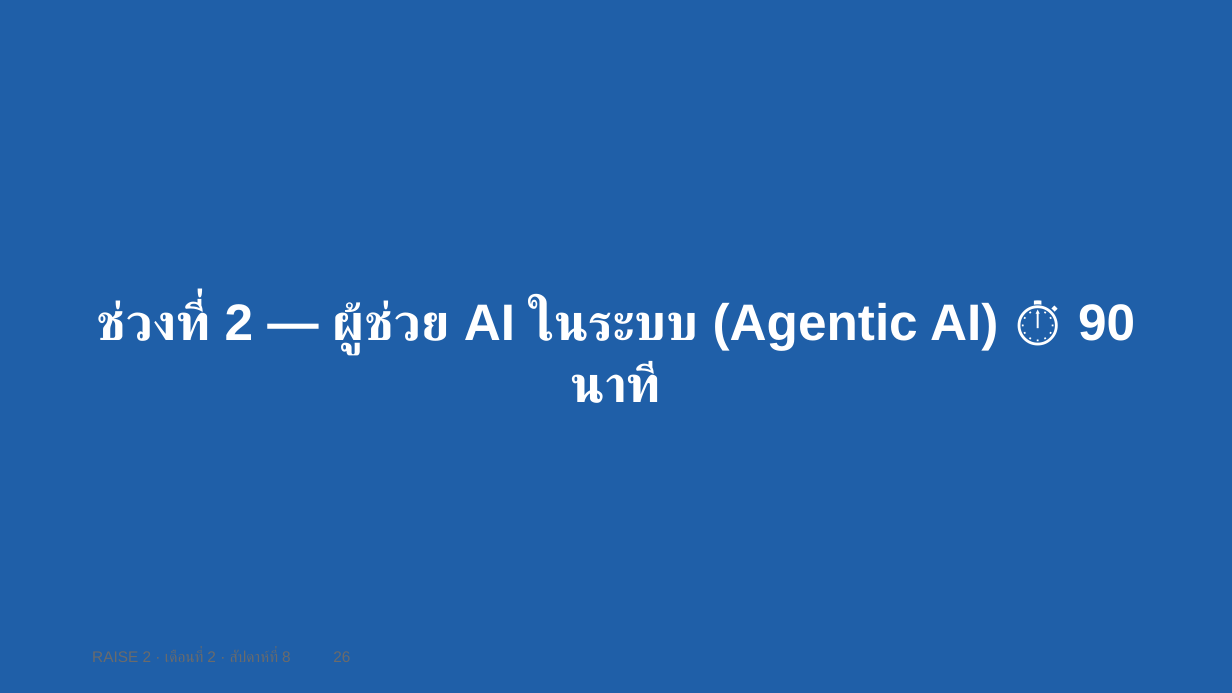
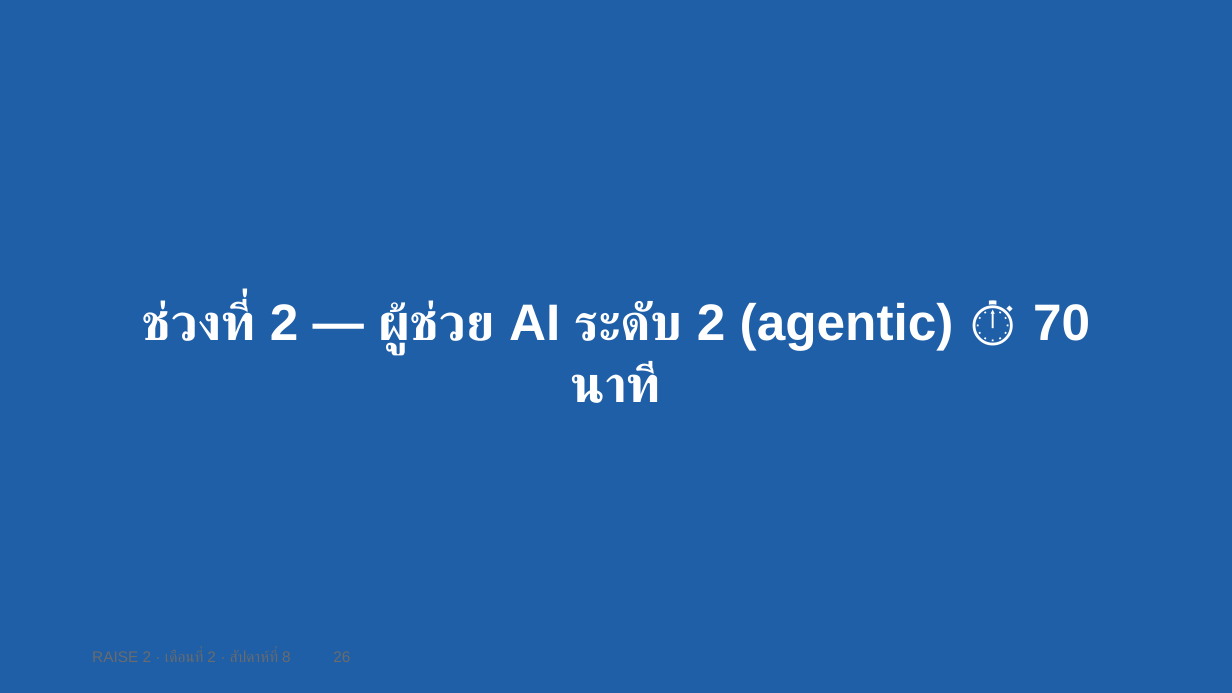
Before and after one commit to cnacha-mfu/raise2-module2, a slide deck: slide 26 of materials/week8/w8-slides.pptx. Drawn at 1232x693 pixels with LibreOffice and Linux fonts; fonts in the diff are those of the drawing. Boxes give left, top, right and bottom in pixels: in the first picture for what was removed or moved away, otherwise in the second. Text is boxed around its words. In the diff, an @@ line names an element or a change of style, - is before the commit and + after.

```diff
--- a/materials/week8/w8-slides.pptx
+++ b/materials/week8/w8-slides.pptx
@@ text at (142, 301, 1090, 403): text changed @@
-ช่วงที่ 2 — ผู้ช่วย AI ในระบบ (Agentic AI) ⏱ 90 นาที
+ช่วงที่ 2 — ผู้ช่วย AI ระดับ 2 (agentic) ⏱ 70 นาที
```
Also in this commit, not shown: 39 other slides changed, 30 slides removed, 10 other files.
